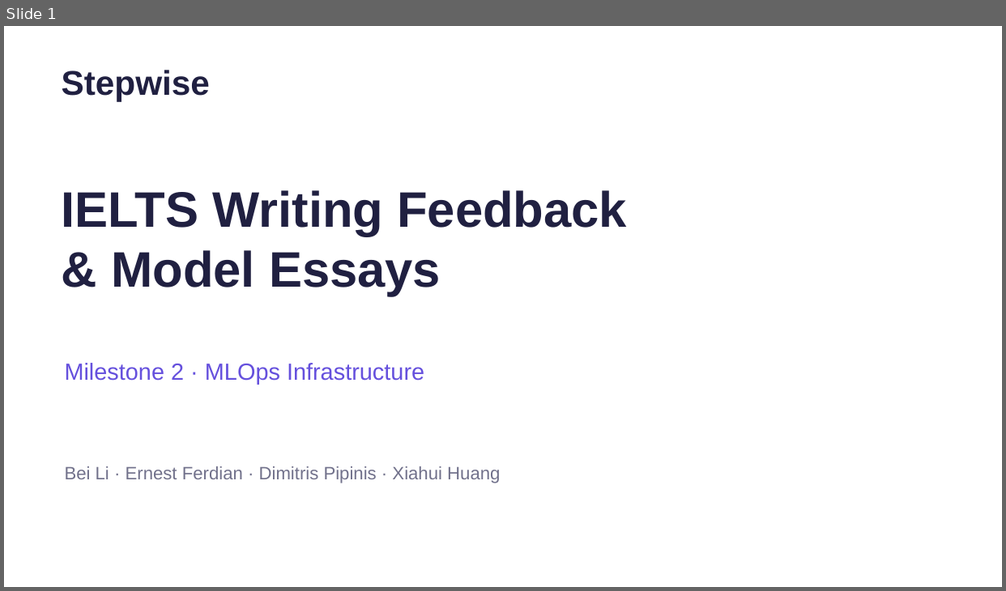
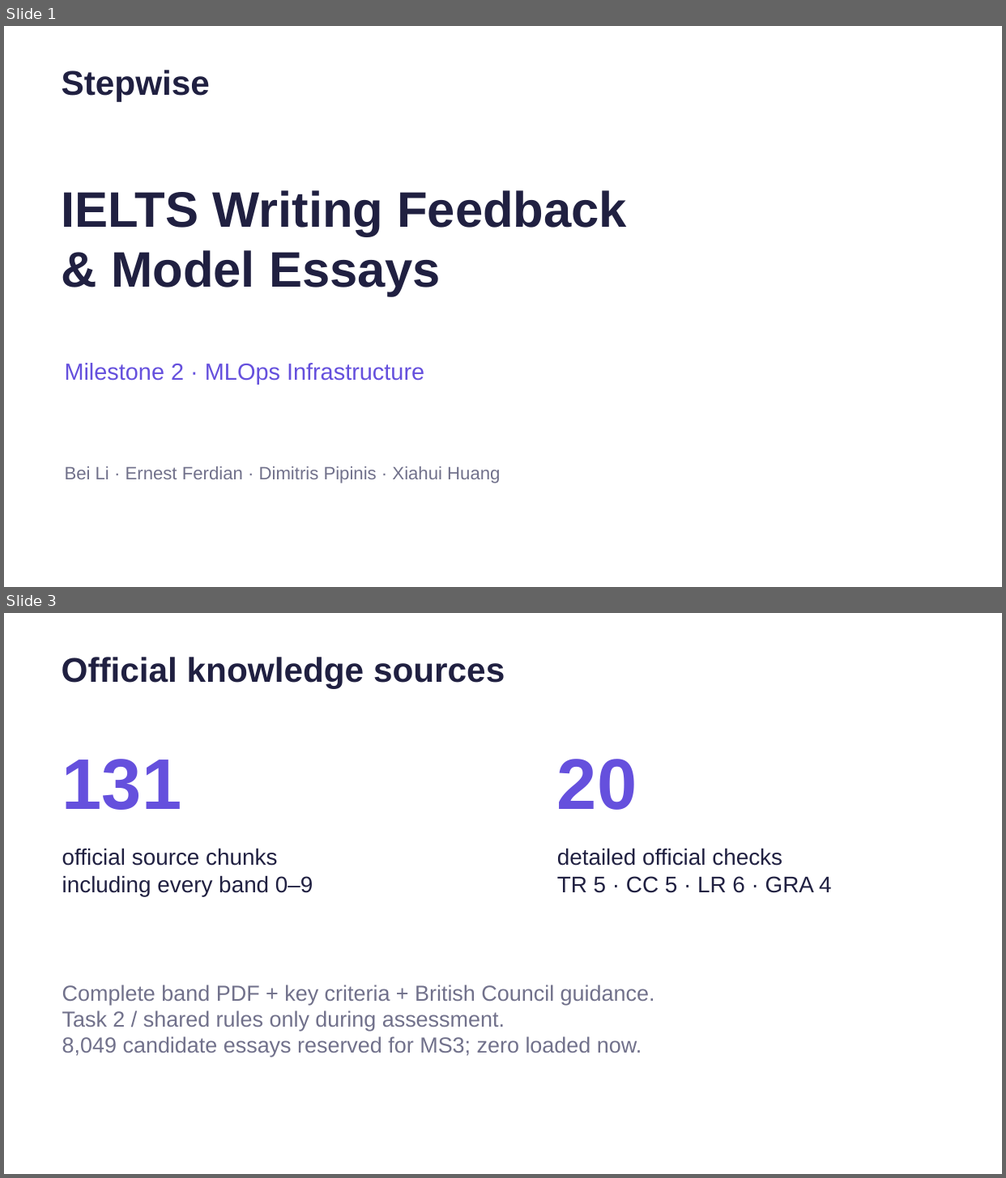
Before and after one commit to dwcqwcqw/stepwise, a slide deck: docs/slides/Stepwise_MS2_Presentation_Final.pptx. Shown one above the other, each under a label of ours: slide 1 before the commit, slides 1 and 3 after it; the slides between them are not shown. The pictures are 1006x591 and 1006x1178 pixels, drawn with LibreOffice and Linux fonts; fonts in the diff are those of the drawing. Boxes give left, top, right and bottom in pixels: in the first picture for what was removed or moved away, otherwise in the second. Text is boxed around its words. In the diff, an @@ line names an element or a change of style, - is before the commit and + after.

Commit message:
Record verified Gemini scoring, complete official RAG, live app evidence and MS2 report

```diff
--- a/docs/slides/Stepwise_MS2_Presentation_Final.pptx
+++ b/docs/slides/Stepwise_MS2_Presentation_Final.pptx
@@ slide 3 added at (4,613,1002,1174), background #FFFFFF @@
@@ text added at (62,657,505,688), 33 pt, text #202041, bold @@
+Official knowledge sources
@@ text added at (62,759,182,810), 69 pt, text #6550DD, bold @@
+131
@@ text added at (557,759,637,810), 69 pt, text #6550DD, bold @@
+20
@@ text added at (62,848,313,897), 21.8 pt, text #202041 @@
+official source chunks
+including every band 0–9
@@ text added at (557,848,831,893), 21.8 pt, text #202041 @@
+detailed official checks
+TR 5 · CC 5 · LR 6 · GRA 4
@@ text added at (62,985,655,1057), 21 pt, text #71718B @@
+Complete band PDF + key criteria + British Council guidance.
+Task 2 / shared rules only during assessment.
+8,049 candidate essays reserved for MS3; zero loaded now.
```
Also in this commit, not shown: 4 slides changed, 2 other slides added, 3 slides removed, 38 other files.
